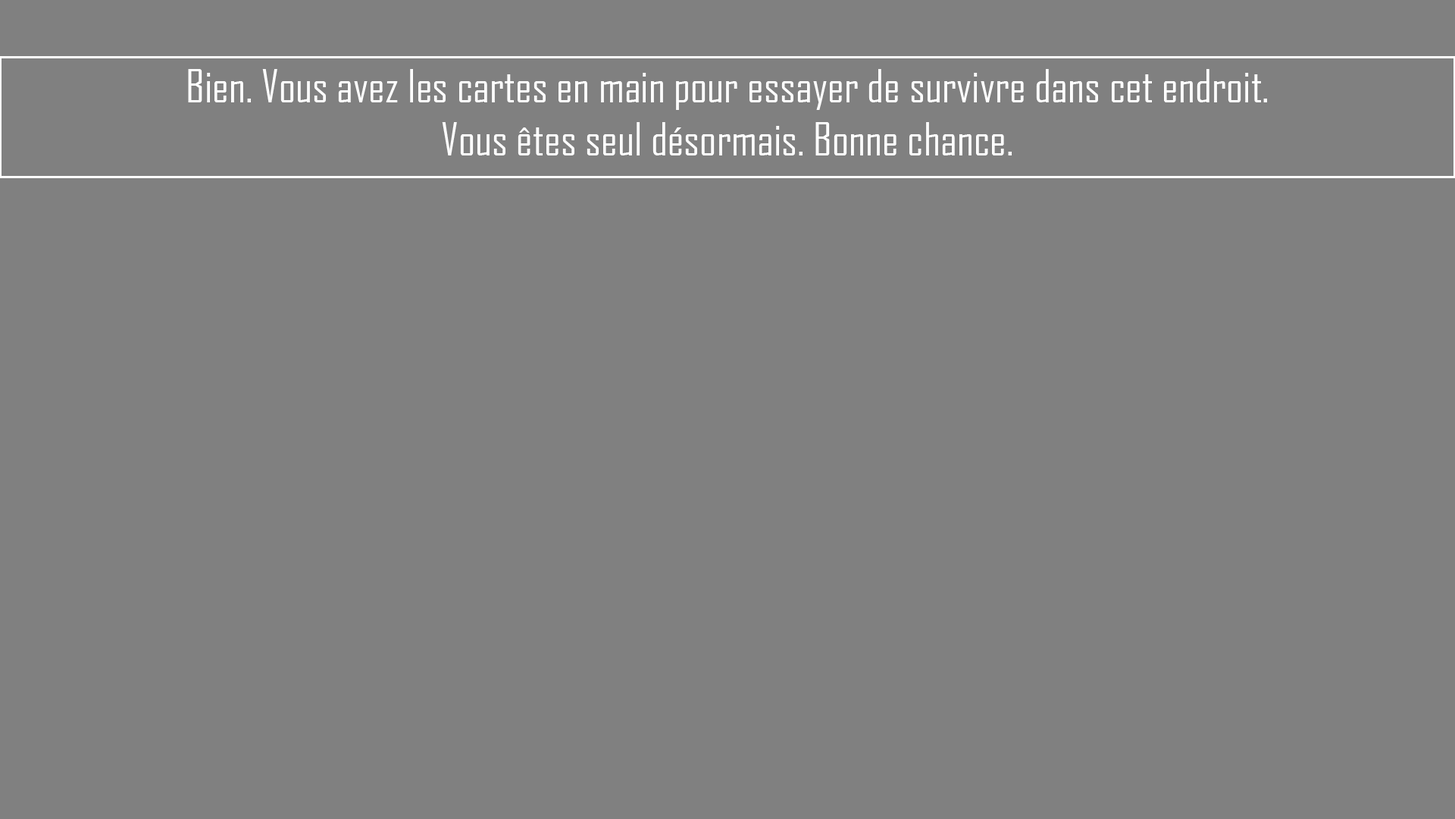
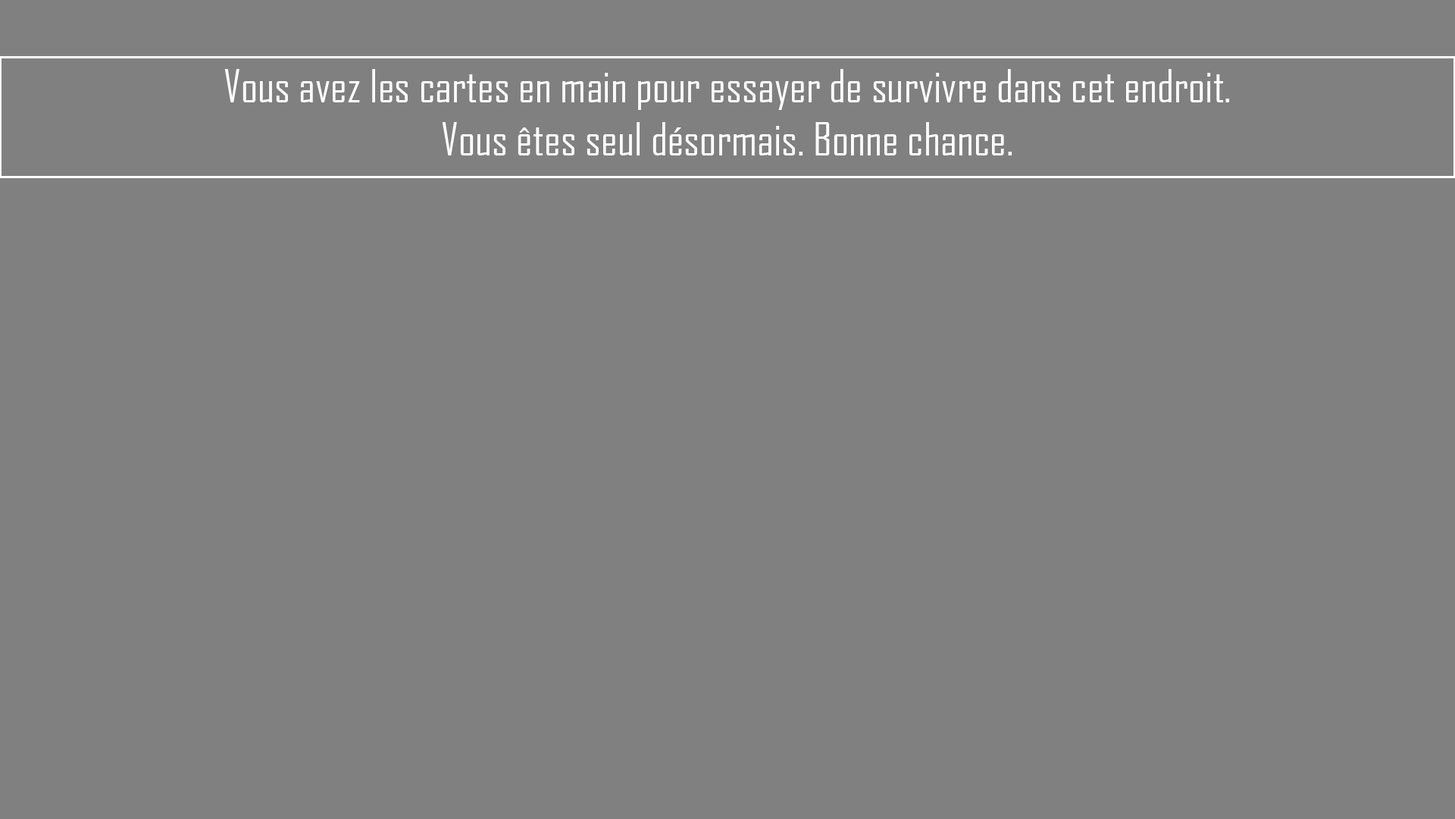
Two versions of the same layered image (1455x819). Layer-by-layer changes:
renamed "Bien. Vous avez les cartes en main pour essayer de survivre dan" to "Vous avez les cartes en main pour essayer de survivre dans cet", painted on it over [187, 68, 1268, 110]
